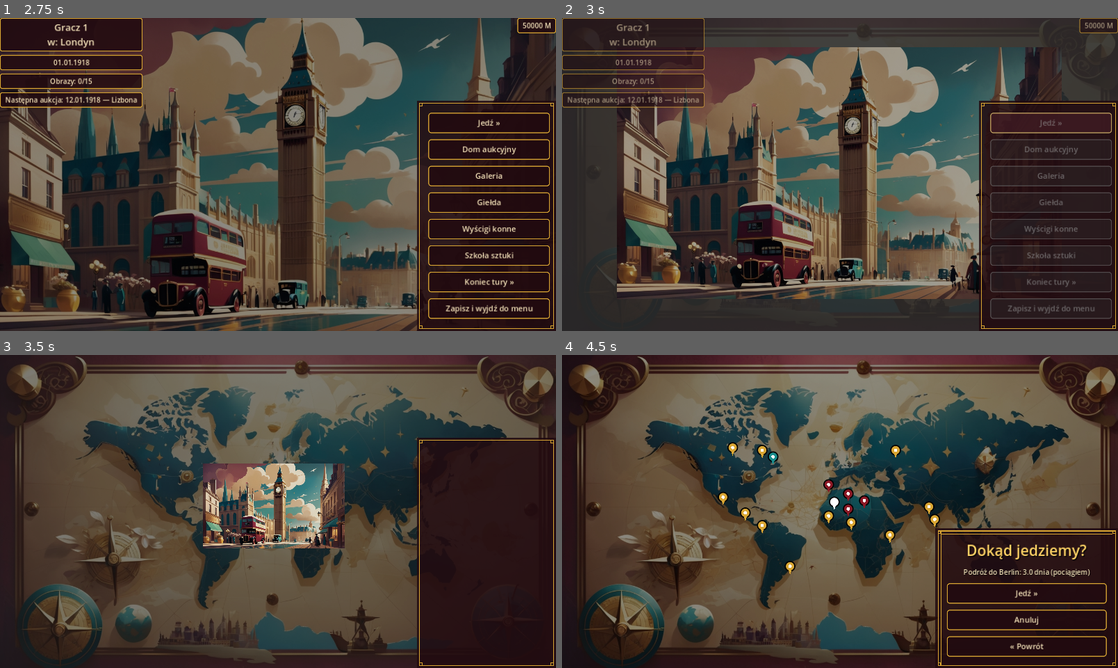
Above: before the commit, frames 1-4 (two rows, left to right).
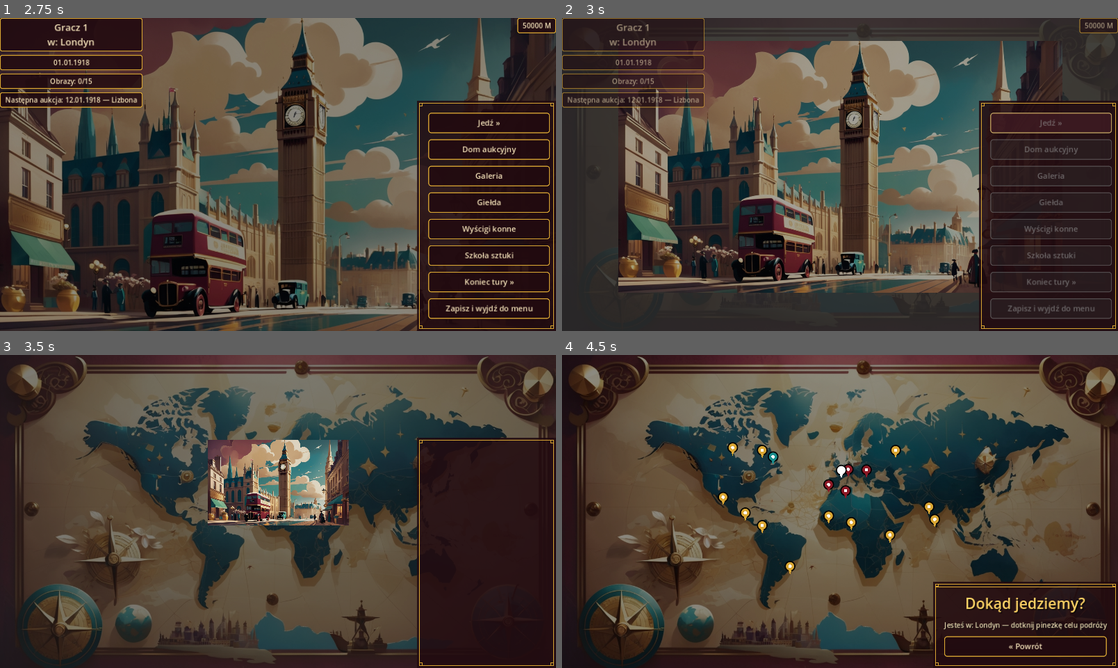
Above: after the commit, the same moments.

Repository: cinekm20/the-forger-retro-tycoon
Game: Godot game, scene res://scenes/main_menu/MainMenu.tscn
Two runs of this game, one before a commit and one after it. Both use one fixed random seed, a clock stepped at 60 frames per second and the inputs below.
Inputs (mouse positions are in pixels of both pictures, inside the frame that each line leads up to):
- Up to frame 1 (2.75 s): click "1" at 0.5 s; click "Tryb łatwy (15/40 obrazów do …" at 1.25 s; click "Nowa gra" at 2 s
- Up to frame 2 (3 s): click "Jedź »" at 2.75 s
- Up to frame 3 (3.5 s): no input
- Up to frame 4 (4.5 s): click (862, 502) at 4.27 s

Frame 1 is identical in both runs. In frame 2, 20% of the frame differs, in the area x 9-90%, y 7-90%; in frame 3, 8.0%; in frame 4, 6.6%.

Commit message:
Cities: przenieś Berlin/Paryż/Amsterdam/Londyn z Afryki na wąski pas Europy
Poprzednia poprawka przesunęła je za daleko na południe (na ląd wizualnie
wyglądający jak Afryka). Teraz na wąskim pasie lądu POMIĘDZY skandynawskim
półwyspem a afrykańskim lądem — nadal wymagając "głębokiego lądu" (dodatni
margines koloru ląd/morze w całym promieniu wokół punktu), żeby nie trafić
na widoczny w tym pasie wąski przesmyk/zatoczkę.

Diff:
--- a/game/scripts/autoload/Cities.gd
+++ b/game/scripts/autoload/Cities.gd
@@ -116,17 +116,19 @@
 ## Kolejna poprawka: berlin/paryż/amsterdam/londyn (region "europe") leżały
 ## wszystkie na wąskim, wysuniętym na północ półwyspie przypominającym
 ## Norwegię/Skandynawię (zgłoszone przez użytkownika: "londyn, paryż i
-## amsterdam lądują w norwegii") zamiast na szerokim, głównym lądzie
-## kontynentu niżej — przesunięte w dół na tę szerszą, jednoznacznie lądową
-## część (zweryfikowane wymogiem "głębokiego lądu": margines koloru ląd/morze
-## musi być dodatni w całym promieniu ~7px wokół punktu, nie tylko w jednym
-## pikselu, żeby uniknąć wąskich przesmyków/zatoczek).
+## amsterdam lądują w norwegii") — przesunięte wtedy w dół, ale za daleko: na
+## szeroki ląd, który jest wizualnie Afryką (zgłoszone: "a teraz są w
+## Afryce"). Finalnie przesunięte na wąski pas lądu POMIĘDZY tymi dwoma
+## skrajnościami — nadal wymagając "głębokiego lądu" (margines koloru
+## ląd/morze dodatni w całym promieniu ~6px wokół punktu, nie tylko w jednym
+## pikselu), żeby nie trafić na wąski przesmyk/zatoczkę widoczny dokładnie w
+## tym pasie.
 const MAP_POSITION := {
-	"berlin": Vector2(0.544, 0.471),
-	"paris": Vector2(0.515, 0.497),
-	"amsterdam": Vector2(0.515, 0.449),
+	"berlin": Vector2(0.548, 0.372),
+	"paris": Vector2(0.51, 0.439),
+	"amsterdam": Vector2(0.515, 0.371),
 	"lisbon": Vector2(0.48, 0.42),
-	"london": Vector2(0.49, 0.475),
+	"london": Vector2(0.502, 0.374),
 	"ankara": Vector2(0.60, 0.31),
 	"bombay": Vector2(0.66, 0.49),
 	"colombo": Vector2(0.67, 0.53),
